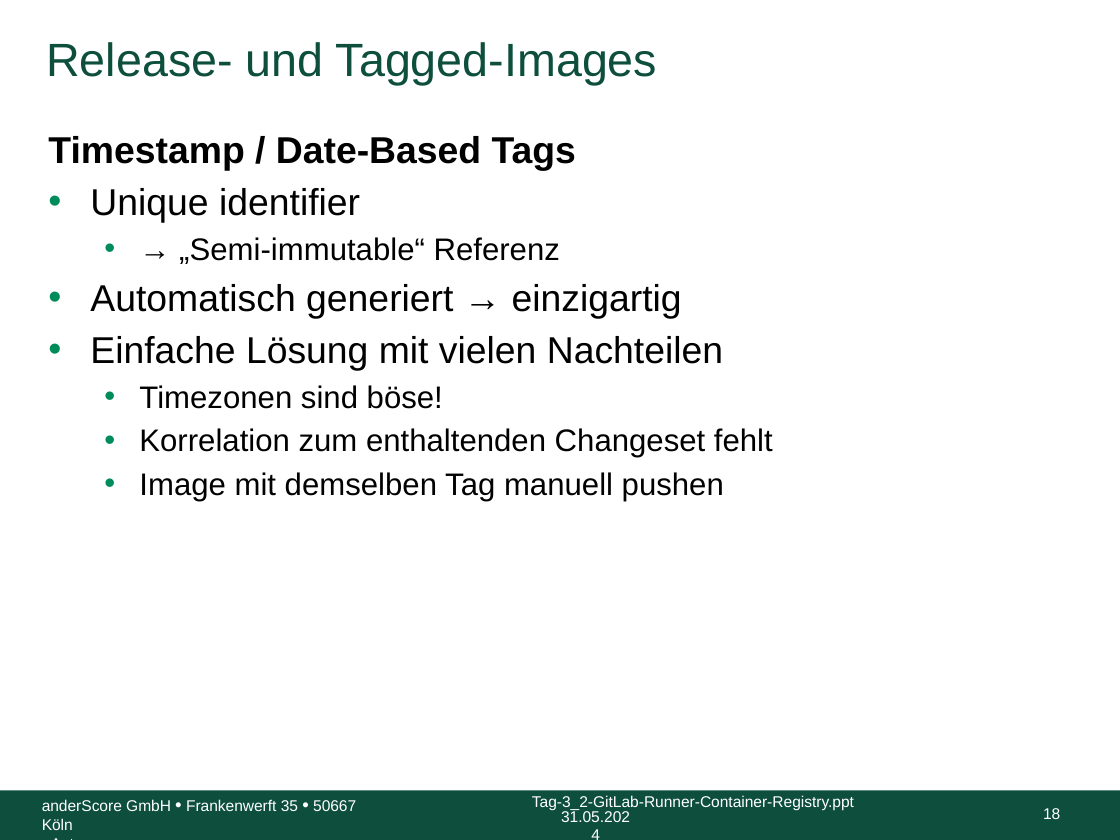
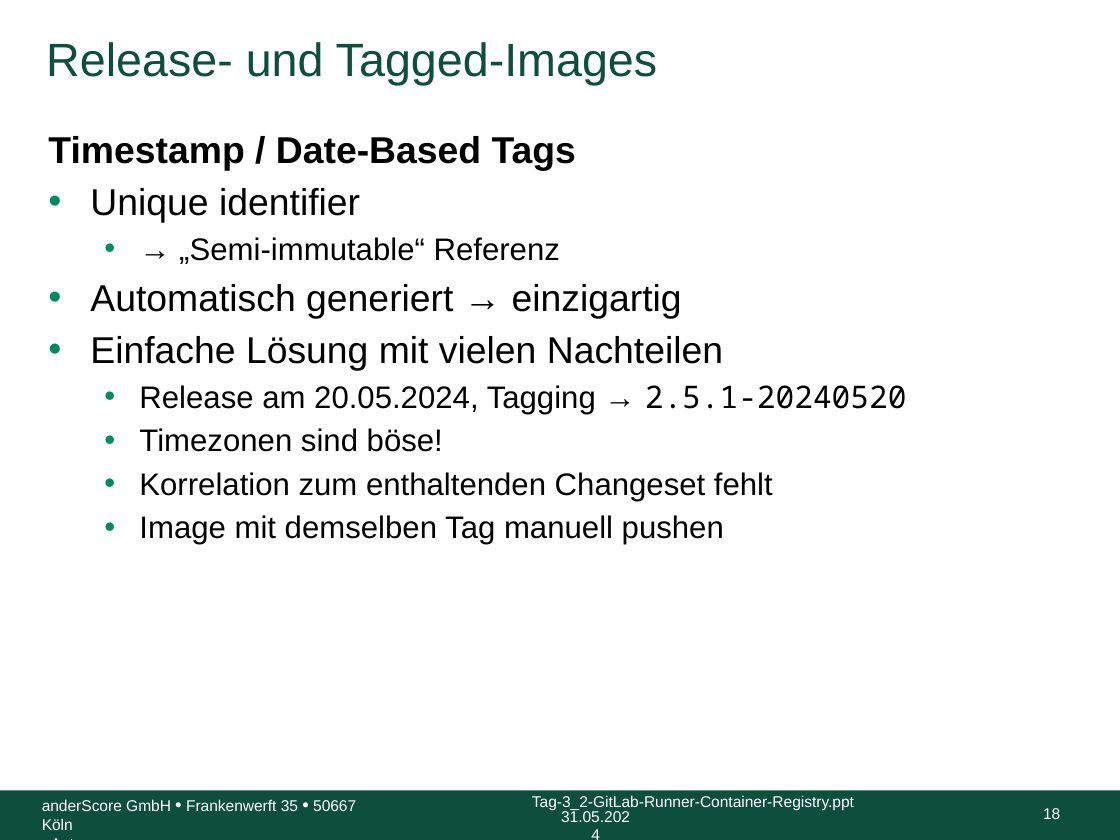
Before and after one commit to anderscore-gmbh/gitlab, a slide deck: slide 18 of slides/Tag-3_3-Release-und-Tagged-Images.pptx. Drawn at 1120x840 pixels with LibreOffice and Linux fonts; fonts in the diff are those of the drawing; background and template pictures are left out. Boxes give left, top, right and bottom in pixels: in the first picture for what was removed or moved away, otherwise in the second. Text is boxed around its words. In the diff, an @@ line names an element or a change of style, - is before the commit and + after.

```diff
--- a/slides/Tag-3_3-Release-und-Tagged-Images.pptx
+++ b/slides/Tag-3_3-Release-und-Tagged-Images.pptx
@@ text at [139,385,907,414]: paragraph added @@
+  • Release am 20.05.2024, Tagging → 2.5.1-20240520
```
Also in this commit, not shown: 1 other slide changed.
